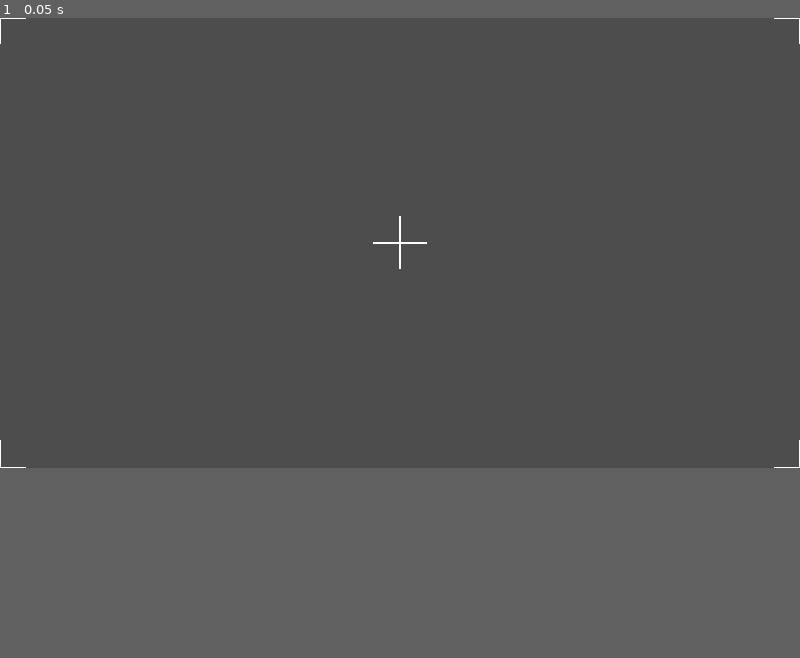
Above: before the commit, frame 1.
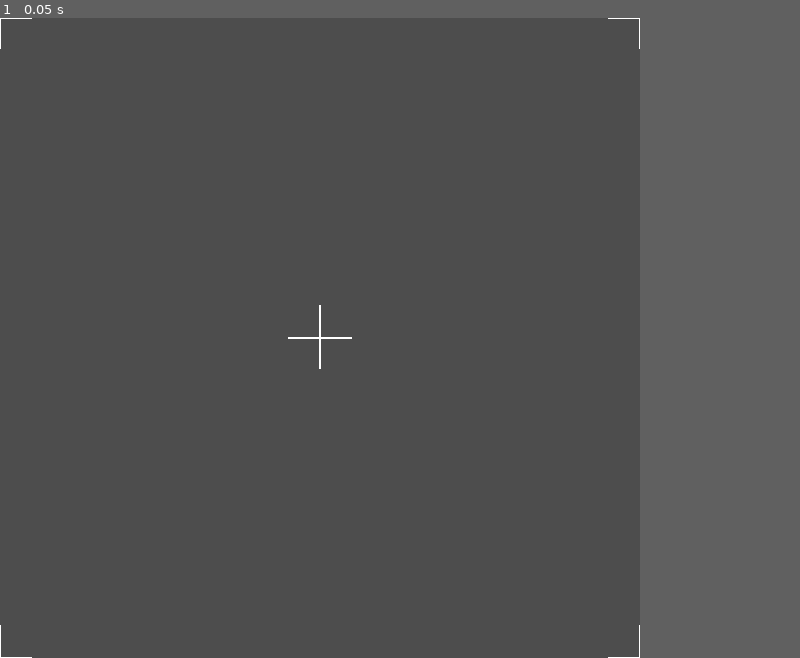
Above: after the commit, the same moment.

Repository: AdmiralPotato/halloween_game_2026
Game: Godot game, scene res://main_menu.tscn
Two runs of this game, one before a commit and one after it. Both use one fixed random seed, a clock stepped at 60 frames per second and the inputs below.
Inputs:
- Up to frame 1 (0.05 s): no input
In our replay, the window is 800x450 before the commit and 640x640 after it. These sizes can differ from the game's own. Grey fills any space a smaller window leaves; there, only what the larger window draws over its background counts as a difference.

The runs differ from the first frame. In frame 1, 0.2% of the frame differs, in the area x 0-100%, y 0-100%.

Commit message:
add build/serve scripts, configure viewport scaling

Diff:
--- a/crosshair.tscn
+++ b/crosshair.tscn
@@ -1,8 +1,11 @@
 [gd_scene format=3 uid="uid://cf68jc3bykwlp"]
 
-[node name="Crosshair" type="Node2D" unique_id=1658635796]
+[node name="Crosshair" type="Control" unique_id=1182596602]
+layout_mode = 3
+anchors_preset = 0
 
 [node name="x" type="ColorRect" parent="." unique_id=855265307]
+layout_mode = 0
 offset_left = -32.0
 offset_top = -1.0
 offset_right = 32.0
@@ -10,6 +13,7 @@
 metadata/_edit_use_anchors_ = true
 
 [node name="y" type="ColorRect" parent="." unique_id=732774800]
+layout_mode = 0
 offset_left = -1.0
 offset_top = -33.0
 offset_right = 1.0
--- /dev/null
+++ b/main_menu.gd
@@ -0,0 +1 @@
+extends Node2D
--- a/main_menu.tscn
+++ b/main_menu.tscn
@@ -1,19 +1,56 @@
 [gd_scene format=3 uid="uid://bfqbs0pmolh7q"]
 
 [ext_resource type="PackedScene" uid="uid://cf68jc3bykwlp" path="res://crosshair.tscn" id="1_06t4h"]
+[ext_resource type="Script" uid="uid://dt4a8djp3uuym" path="res://main_menu.gd" id="1_7vrkn"]
 
-[node name="Node2D" type="Node2D" unique_id=1861403558]
+[node name="SceneRoot" type="Node2D" unique_id=1908462043]
+script = ExtResource("1_7vrkn")
 
-[node name="Crosshair_center" parent="." unique_id=1658635796 instance=ExtResource("1_06t4h")]
-position = Vector2(480, 270)
+[node name="CanvasLayer" type="CanvasLayer" parent="." unique_id=1308117872]
 
-[node name="Crosshair_top_left" parent="." unique_id=788414964 instance=ExtResource("1_06t4h")]
+[node name="Control" type="Control" parent="CanvasLayer" unique_id=1890790077]
+layout_mode = 3
+anchors_preset = 15
+anchor_right = 1.0
+anchor_bottom = 1.0
+grow_horizontal = 2
+grow_vertical = 2
+size_flags_horizontal = 3
+size_flags_vertical = 3
 
-[node name="Crosshair_top_right" parent="." unique_id=901436228 instance=ExtResource("1_06t4h")]
-position = Vector2(960, 0)
+[node name="Crosshair_top_left" parent="CanvasLayer/Control" unique_id=788414964 instance=ExtResource("1_06t4h")]
+layout_mode = 1
 
-[node name="Crosshair_bottom_left" parent="." unique_id=1456791545 instance=ExtResource("1_06t4h")]
-position = Vector2(0, 540)
+[node name="Crosshair_top_right" parent="CanvasLayer/Control" unique_id=901436228 instance=ExtResource("1_06t4h")]
+layout_mode = 1
+anchors_preset = 1
+anchor_left = 1.0
+anchor_right = 1.0
+grow_horizontal = 0
 
-[node name="Crosshair_bottom_right" parent="." unique_id=930686662 instance=ExtResource("1_06t4h")]
-position = Vector2(960, 540)
+[node name="Crosshair_bottom_left" parent="CanvasLayer/Control" unique_id=1456791545 instance=ExtResource("1_06t4h")]
+layout_mode = 1
+anchors_preset = 2
+anchor_top = 1.0
+anchor_bottom = 1.0
+grow_vertical = 0
+
+[node name="Crosshair_bottom_right" parent="CanvasLayer/Control" unique_id=930686662 instance=ExtResource("1_06t4h")]
+layout_mode = 1
+anchors_preset = 3
+anchor_left = 1.0
+anchor_top = 1.0
+anchor_right = 1.0
+anchor_bottom = 1.0
+grow_horizontal = 0
+grow_vertical = 0
+
+[node name="Crosshair_center" parent="CanvasLayer/Control" unique_id=1658635796 instance=ExtResource("1_06t4h")]
+layout_mode = 1
+anchors_preset = 8
+anchor_left = 0.5
+anchor_top = 0.5
+anchor_right = 0.5
+anchor_bottom = 0.5
+grow_horizontal = 2
+grow_vertical = 2
--- a/project.godot
+++ b/project.godot
@@ -17,8 +17,8 @@
 
 [display]
 
-window/size/viewport_width=960
-window/size/viewport_height=540
+window/size/viewport_width=640
+window/size/viewport_height=640
 window/stretch/mode="canvas_items"
 window/stretch/aspect="expand"
 
Not shown, added: main_menu.gd.uid
Not shown, changed: .editorconfig
Not shown, added: build.sh
Not shown, added: serve.py
Not shown, added: serve.sh
Not shown, added: serve_win.sh
